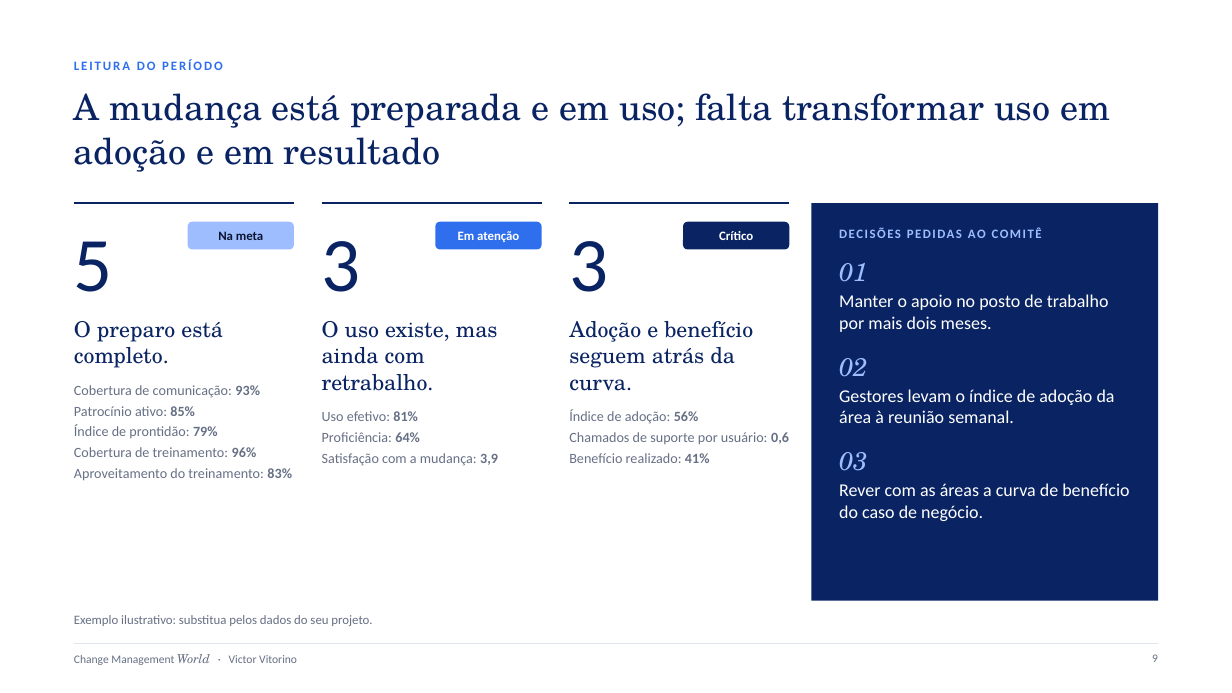
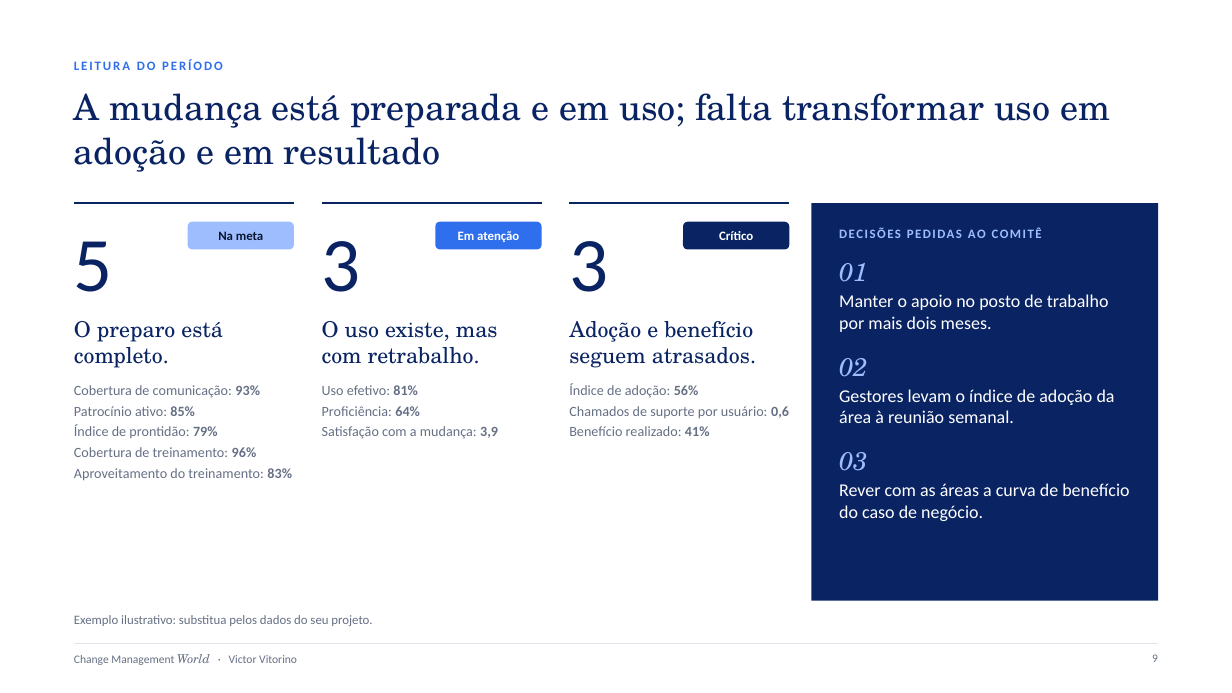
Before and after one commit to VictorVitorino/finaldoanovideo, a slide deck: slide 9 of blog/assets/modelos/painel-de-indicadores-da-mudanca.pptx. Drawn at 1232x693 pixels with LibreOffice and Linux fonts; fonts in the diff are those of the drawing. Boxes give left, top, right and bottom in pixels: in the first picture for what was removed or moved away, otherwise in the second. Text is boxed around its words. In the diff, an @@ line names an element or a change of style, - is before the commit and + after.

```diff
--- a/blog/assets/modelos/painel-de-indicadores-da-mudanca.pptx
+++ b/blog/assets/modelos/painel-de-indicadores-da-mudanca.pptx
@@ text at (x1=322, y1=321, x2=498, y2=364): text changed @@
-O uso existe, mas ainda com retrabalho.
+O uso existe, mas com retrabalho.
@@ text at (x1=569, y1=321, x2=756, y2=368): text changed @@
-Adoção e benefício seguem atrás da curva.
+Adoção e benefício seguem atrasados.
```
Also in this commit, not shown: 5 other slides changed, 9 other files.
